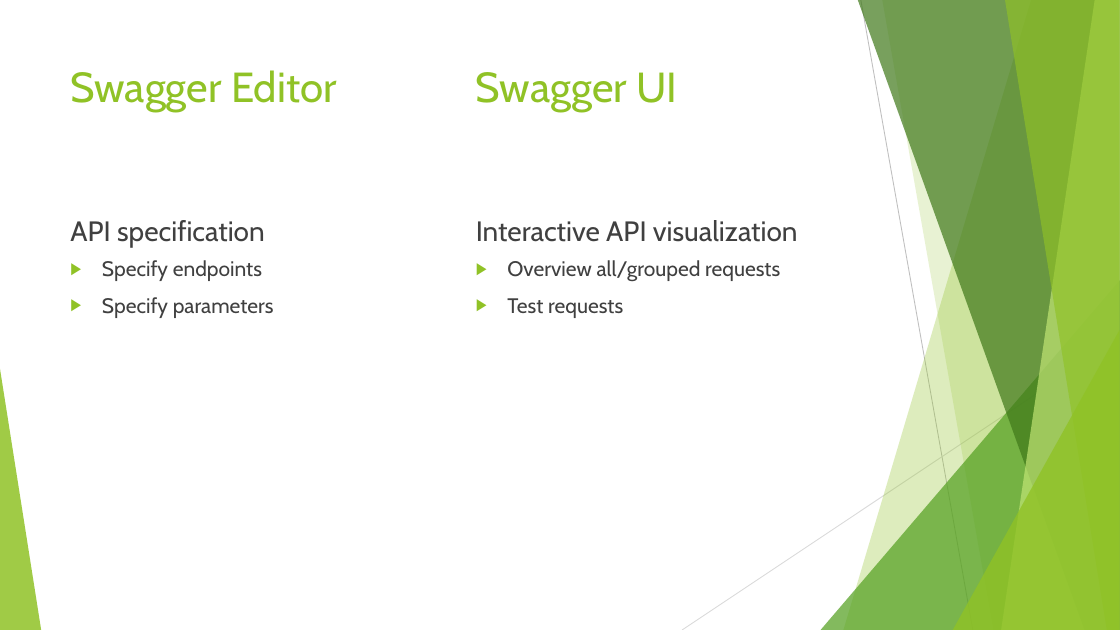
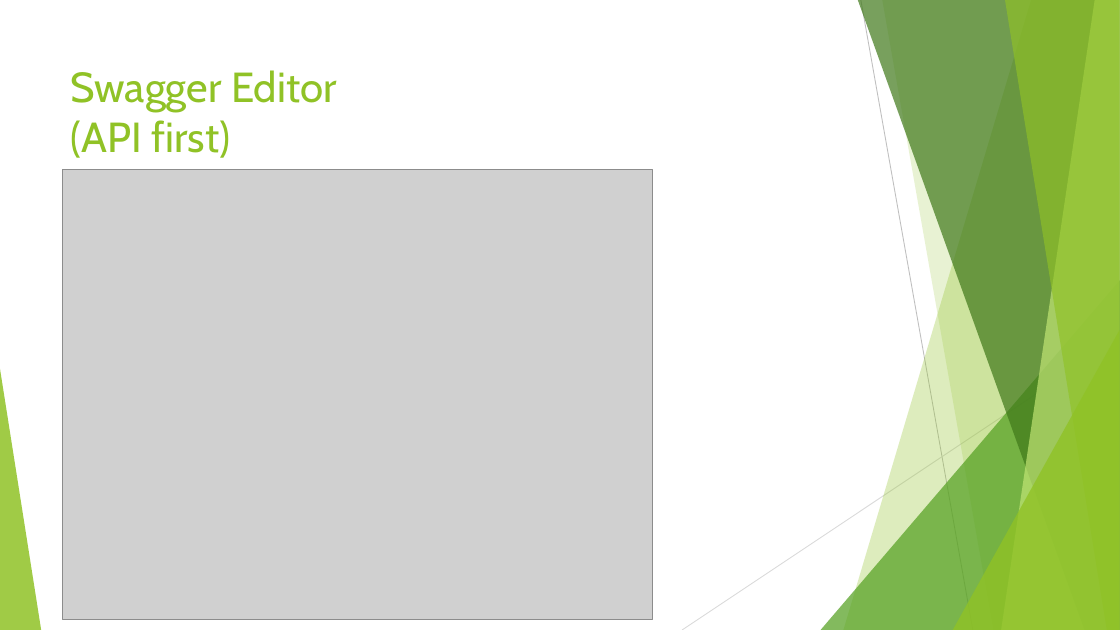
Before and after one commit to JanPfenning/dbhw_se_swagger, a slide deck: slide 10 of PPP/Swagger_ppp.pptx (slide 11 before the commit). Drawn at 1120x630 pixels with LibreOffice and Linux fonts; fonts in the diff are those of the drawing; grey boxes stand for pictures. Boxes give left, top, right and bottom in pixels: in the first picture for what was removed or moved away, otherwise in the second. Text is boxed around its words. In the diff, an @@ line names an element or a change of style, - is before the commit and + after.

```diff
--- a/PPP/Swagger_ppp.pptx
+++ b/PPP/Swagger_ppp.pptx
@@ title at <box>71,70,336,158</box>: text changed @@
-Swagger Editor
+Swagger Editor
+(API first)
@@ text removed at <box>476,72,678,112</box> @@
-Swagger UI
@@ picture added at <box>62,170,653,619</box> @@
@@ text removed at <box>70,220,265,248</box> @@
-API specification
@@ text removed at <box>476,220,798,242</box> @@
-Interactive API visualization
@@ text removed at <box>102,260,274,318</box> @@
-▶ Specify endpoints
-▶ Specify parameters
@@ text removed at <box>507,260,780,318</box> @@
-▶ Overview all/grouped requests
-▶ Test requests
```
Also in this commit, not shown: 3 other slides changed, 2 slides removed, 3 other files.
